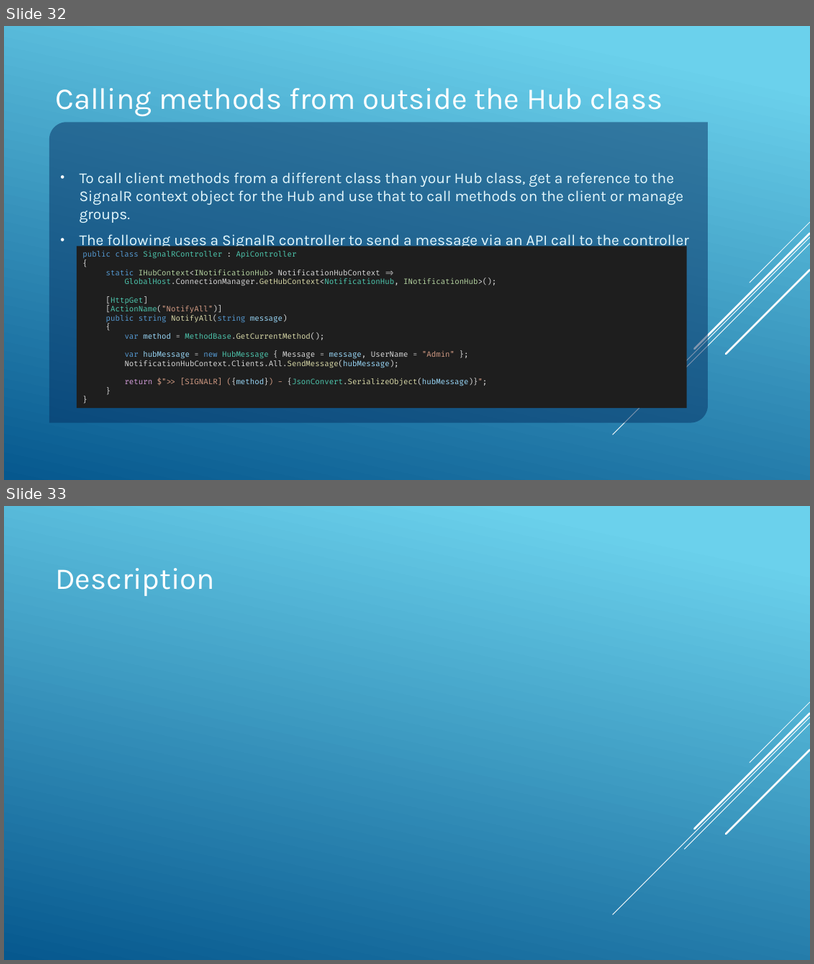
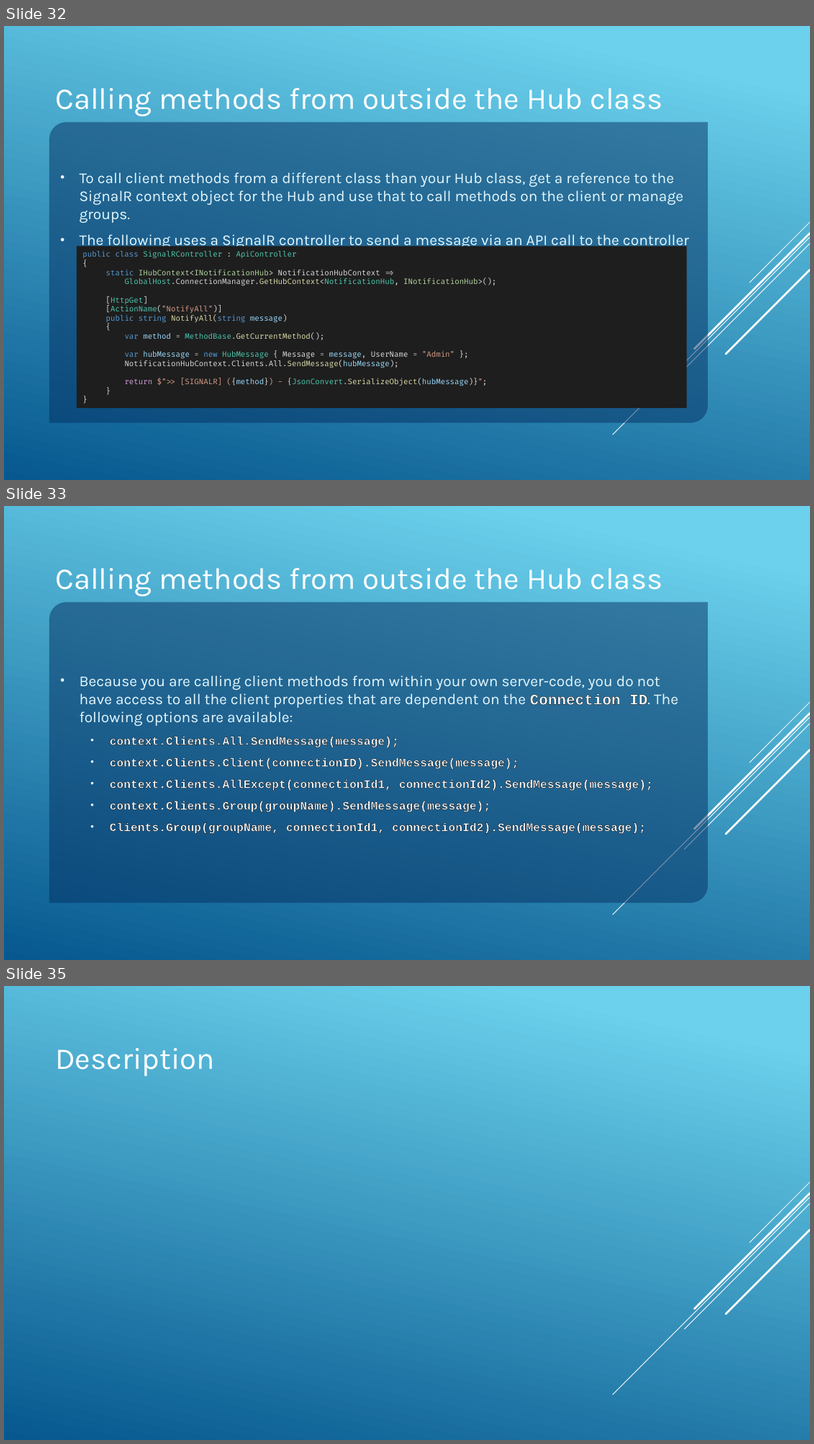
Before and after one commit to JAspeling/SignalR, a slide deck: SignalR.pptx. Shown one above the other, each under a label of ours: slides 32 and 33 before the commit, slides 32, 33 and 35 after it; the slides between them are not shown. The pictures are 814x964 and 814x1444 pixels, drawn with LibreOffice and Linux fonts; fonts in the diff are those of the drawing. Boxes give left, top, right and bottom in pixels: in the first picture for what was removed or moved away, otherwise in the second. Text is boxed around its words. In the diff, an @@ line names an element or a change of style, - is before the commit and + after.

```diff
--- a/SignalR.pptx
+++ b/SignalR.pptx
@@ slide 33 added at <box>4,506,810,960</box>, background gradient #6ED2EB to #06588E; not listed: 5 template elements that a slide beside it also shows @@
@@ title added at <box>55,568,663,597</box>, 36 pt, text #FFFFFF @@
+Calling methods from outside the Hub class
@@ text added at <box>49,602,708,903</box>, fill #052F61 at 50% opacity, 14 pt, text #FFFFFF, bold @@
+• Because you are calling client methods from within your own server-code, you do not have access to all the client properties that are dependent on the Connection ID. The following options are available:
+  • context.Clients.All.SendMessage(message);
+  • context.Clients.Client(connectionID).SendMessage(message);
+  • context.Clients.AllExcept(connectionId1, connectionId2).SendMessage(message);
+  • context.Clients.Group(groupName).SendMessage(message);
+  • Clients.Group(groupName, connectionId1, connectionId2).SendMessage(message);
@@ what was slide 33 is now slide 35 @@
```
Also in this commit, not shown: 1 other slide added, 2 other files.
